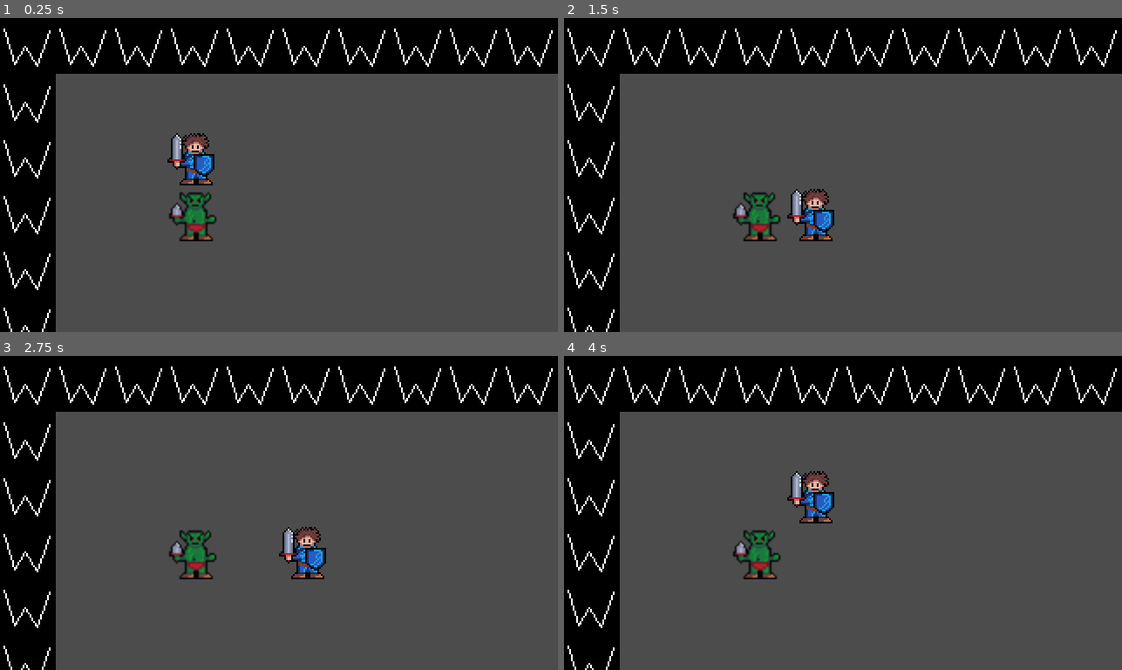
Above: before the commit, frames 1-4 (two rows, left to right).
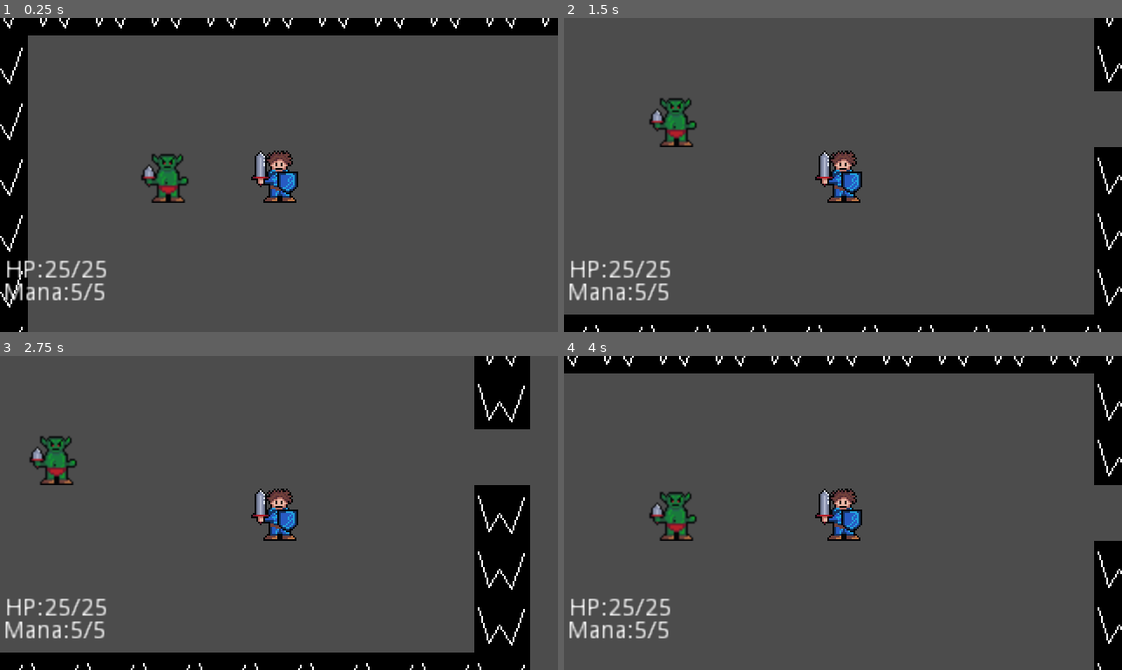
Above: after the commit, the same moments.

Repository: SirTunahead/7DRL
Game: Godot game, scene res://GameManager.tscn
The game is run twice, just before and just after one commit, with the same random seed, the same clock (stepped at 60 frames per second) and the same inputs.
Inputs:
- Up to frame 1 (0.25 s): no input
- Up to frame 2 (1.5 s): tap Enter at 0.5 s; hold Right (ui_right) 0.53-1.28 s; tap Space at 1.25 s; hold Down (ui_down) from 1.28 s (still down)
- Up to frame 3 (2.75 s): tap Enter at 2 s; release Down (ui_down) at 2.03 s; hold Right (ui_right) from 2.03 s (still down)
- Up to frame 4 (4 s): tap Space at 2.75 s; release Right (ui_right) at 2.78 s; hold Up (ui_up) 2.78-3.53 s; tap Enter at 3.5 s; hold Left (ui_left) from 3.53 s (still down)

The runs differ from the first frame. In frame 1, 21% of the frame differs, in the area x 0-100%, y 0-100%; in frame 2, 37%; in frame 3, 38%; in frame 4, 27%.

Commit message:
camera and gui

Diff:
--- a/GameManager.gd
+++ b/GameManager.gd
@@ -2,8 +2,8 @@
 
 onready var player = $Player
 onready var enemy = $Enemy
-onready var healthlabel = $HealthLabel
-onready var manalabel = $ManaLabel
+#onready var healthlabel = $HealthLabel
+#onready var manalabel = $ManaLabel
 onready var turn = $TurnLabel
 
 var turncounter = 1
@@ -20,8 +20,8 @@
 
 func start_player_turn():
 
-	healthlabel.text = "HP:" + str(player.getCurrentHealth())+ "/" + str(player.getMaxHealth())
-	manalabel.text = "Mana:" + str(player.getCurrentMana())+"/"+str(player.getMaxMana())
+	#healthlabel.text = "HP:" + str(player.getCurrentHealth())+ "/" + str(player.getMaxHealth())
+	#manalabel.text = "Mana:" + str(player.getCurrentMana())+"/"+str(player.getMaxMana())
 	yield(player, "end_turn")
 	turn.text = "Turn: " + str(turncounter)
 	start_enemy_turn()
--- a/GameManager.tscn
+++ b/GameManager.tscn
@@ -15,7 +15,8 @@
 }
 
 [node name="Player" parent="." instance=ExtResource( 2 )]
-position = Vector2( -16, -80 )
+position = Vector2( 61.129, -16.0197 )
+z_index = 1
 
 [node name="Room" parent="." instance=ExtResource( 4 )]
 
@@ -27,26 +28,6 @@
 
 [node name="Room4" parent="." instance=ExtResource( 4 )]
 position = Vector2( 0, 224 )
-
-[node name="ManaLabel" type="Label" parent="."]
-margin_left = -96.0
-margin_top = 416.0
-margin_right = -54.0
-margin_bottom = 430.0
-text = "Mana"
-__meta__ = {
-"_edit_use_anchors_": false
-}
-
-[node name="HealthLabel" type="Label" parent="."]
-margin_left = -96.0
-margin_top = 398.0
-margin_right = -54.0
-margin_bottom = 412.0
-text = "Health"
-__meta__ = {
-"_edit_use_anchors_": false
-}
 
 [node name="TurnLabel" type="Label" parent="."]
 margin_left = 864.0
--- a/Player.gd
+++ b/Player.gd
@@ -2,6 +2,9 @@
 
 onready var ray = $RayCast2D
 const ENEMY_SCENE = preload("res://Enemy.tscn")
+
+onready var healthlabel = $HealthLabel
+onready var manalabel = $ManaLabel
 
 var strength = 10
 var dexterity = 10
@@ -32,10 +35,14 @@
 	max_health = (vitality*2) + strength/2
 	max_mana = magic/2
 
+
 	if current_health == null:
 		current_health = max_health
 	if current_mana == null:
 		current_mana = max_mana
+
+	healthlabel.text = "HP:" + str(getCurrentHealth())+ "/" + str(getMaxHealth())
+	manalabel.text = "Mana:" + str(getCurrentMana())+"/"+str(getMaxMana())
 
 func _unhandled_input(event):
 	for dir in inputs.keys():
--- a/Player.tscn
+++ b/Player.tscn
@@ -20,3 +20,26 @@
 collide_with_areas = true
 
 [node name="Tween" type="Tween" parent="."]
+
+[node name="Camera2D" type="Camera2D" parent="."]
+current = true
+
+[node name="HealthLabel" type="Label" parent="."]
+margin_left = -157.155
+margin_top = 48.1376
+margin_right = -117.155
+margin_bottom = 62.1376
+text = "Health"
+__meta__ = {
+"_edit_use_anchors_": false
+}
+
+[node name="ManaLabel" type="Label" parent="."]
+margin_left = -158.099
+margin_top = 61.3518
+margin_right = -118.099
+margin_bottom = 75.3518
+text = "Mana"
+__meta__ = {
+"_edit_use_anchors_": false
+}
